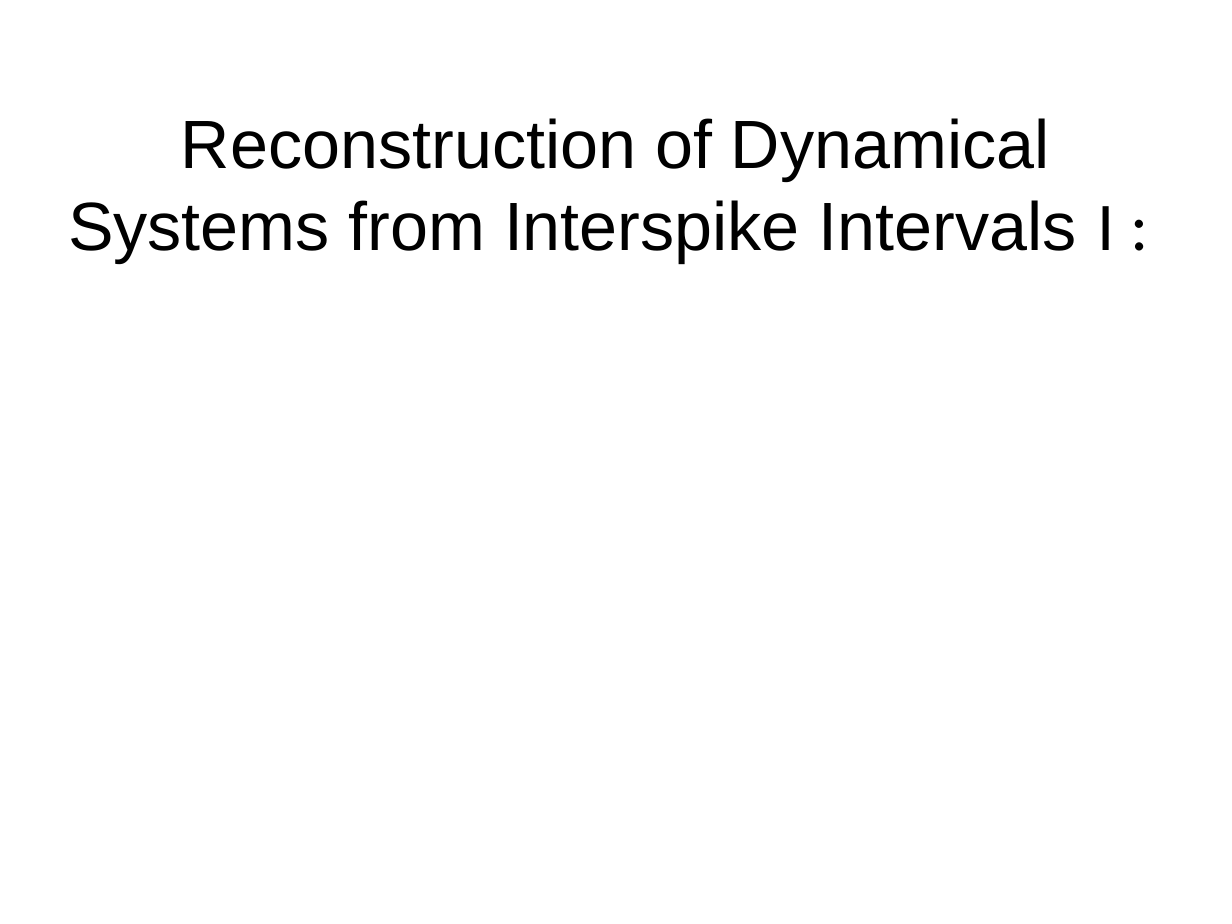
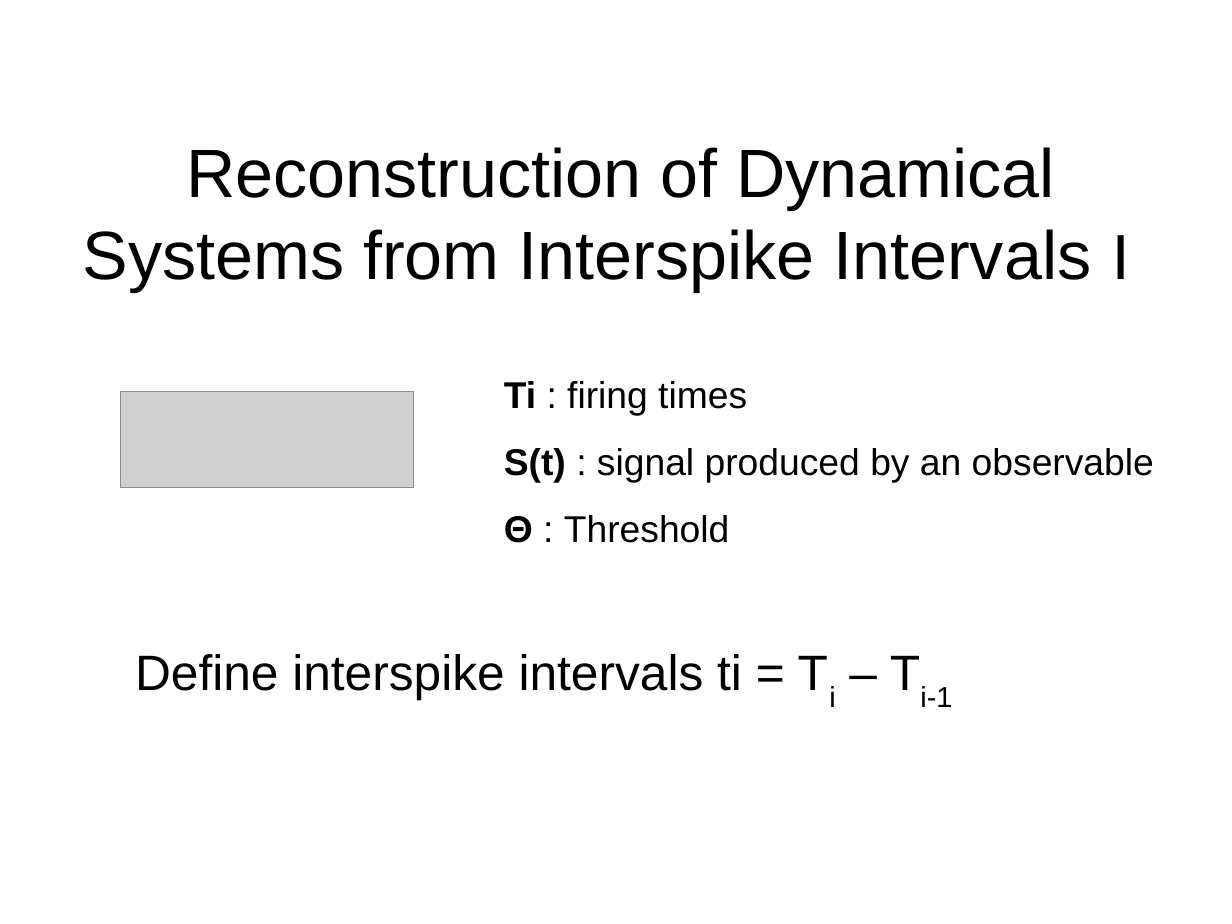
Before and after one commit to aarcascuerda/Reconstruction-of-dynamical-systems-from-ISIs, a slide deck: slide 5 of presentation/presentation.odp (slide 4 before the commit). Drawn at 1232x924 pixels with LibreOffice and Linux fonts; fonts in the diff are those of the drawing; grey boxes stand for pictures; background and template pictures are left out. Boxes give left, top, right and bottom in pixels: in the first picture for what was removed or moved away, otherwise in the second. Text is boxed around its words. In the diff, an @@ line names an element or a change of style, - is before the commit and + after.

```diff
--- a/presentation/presentation.odp
+++ b/presentation/presentation.odp
@@ title at (83, 147, 1129, 292): text changed @@
-Reconstruction of Dynamical Systems from Interspike Intervals I :
+Reconstruction of Dynamical Systems from Interspike Intervals I
@@ text added at (504, 381, 1154, 543), 24 pt, text #000000 @@
+Ti : firing times
+S(t) : signal produced by an observable
+Θ : Threshold
@@ picture added at (121, 391, 414, 487) @@
@@ text added at (135, 654, 952, 707), 32 pt, text #000000 @@
+Define interspike intervals ti = Ti – Ti-1
```
Also in this commit, not shown: 1 other slide changed, 3 slides added, 1 slide removed, 2 other files.
